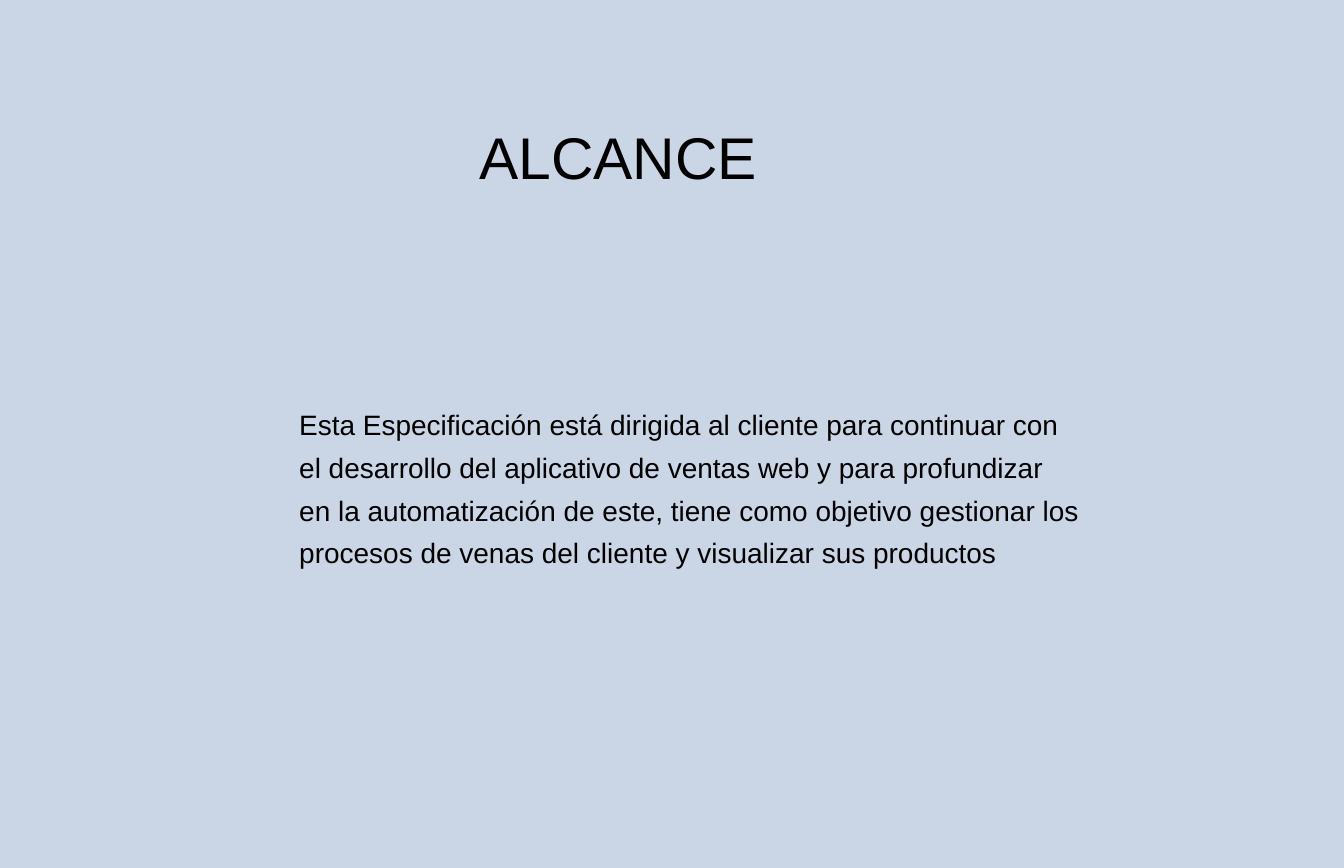
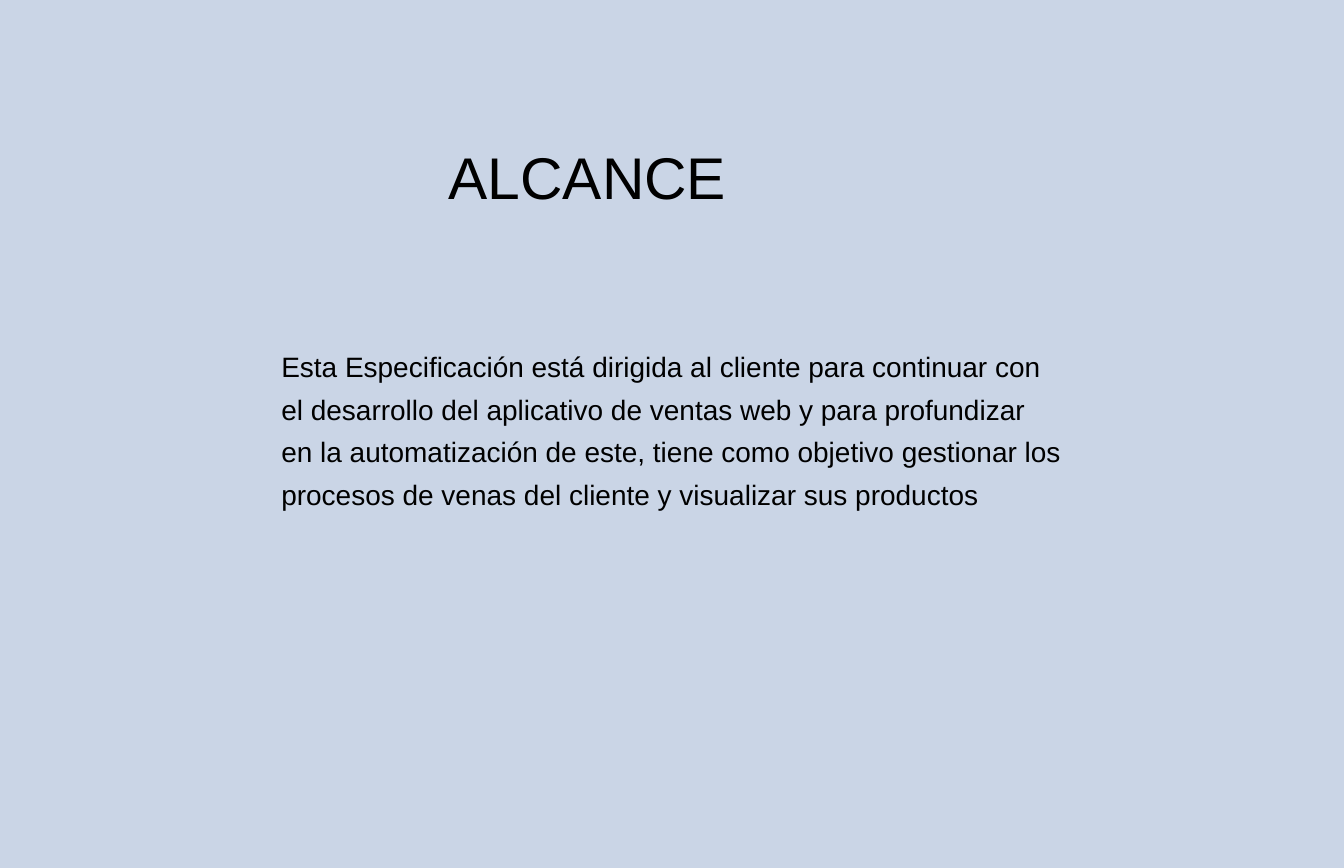
Before and after one commit to diego43372/instruments-sound, a slide deck: slide 4 of docs/trim 1/Presentacion_Proyecto.pptx. Drawn at 1344x868 pixels with LibreOffice and Linux fonts; fonts in the diff are those of the drawing. Boxes give left, top, right and bottom in pixels: in the first picture for what was removed or moved away, otherwise in the second. Text is boxed around its words. In the diff, an @@ line names an element or a change of style, - is before the commit and + after.

```diff
--- a/docs/trim 1/Presentacion_Proyecto.pptx
+++ b/docs/trim 1/Presentacion_Proyecto.pptx
@@ text "ALCANCE": place and size @@
-text "ALCANCE" at (479,138,757,180)
+text "ALCANCE" at (449,158,727,200)
@@ text "Esta Especificación está dirigida al ...": place and size @@
-text "Esta Especificación está dirigida al ..." at (299,414,1079,569)
+text "Esta Especificación está dirigida al ..." at (281,356,1061,510)
```
Also in this commit, not shown: 5 other slides changed.
